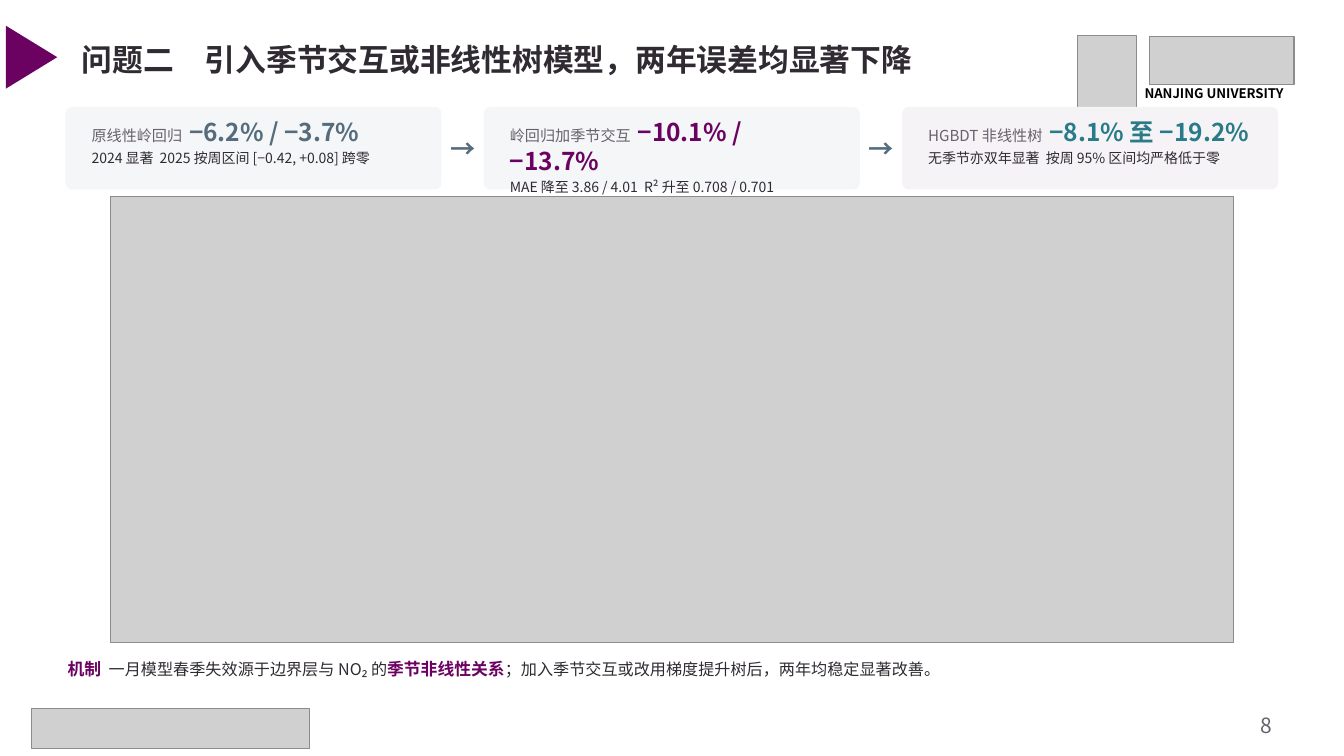
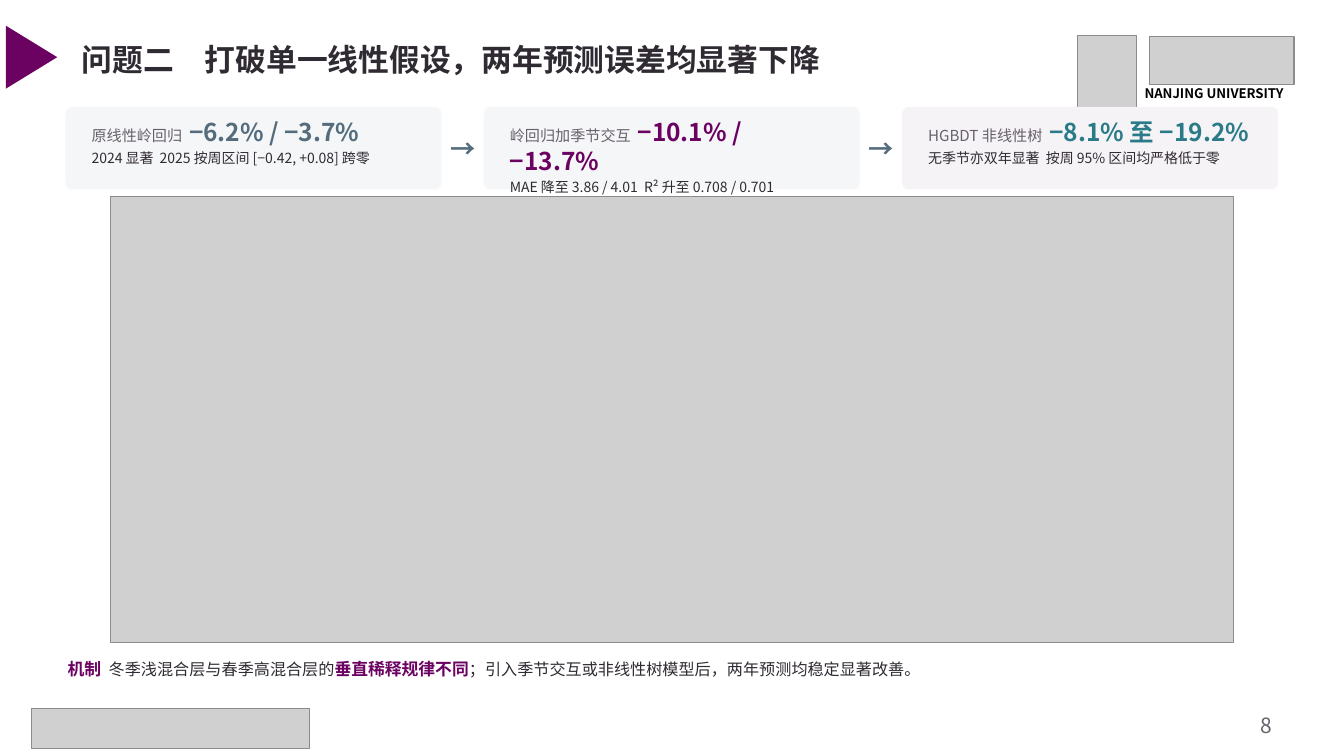
Before and after one commit to gxm-nju/china-air-pollution, a slide deck: slide 8 of docs/课堂展示.pptx. Drawn at 1344x756 pixels with LibreOffice and Linux fonts; fonts in the diff are those of the drawing; grey boxes stand for pictures. Boxes give left, top, right and bottom in pixels: in the first picture for what was removed or moved away, otherwise in the second. Text is boxed around its words. In the diff, an @@ line names an element or a change of style, - is before the commit and + after.

```diff
--- a/docs/课堂展示.pptx
+++ b/docs/课堂展示.pptx
@@ text at <box>82,44,820,75</box>: text changed @@
-问题二 引入季节交互或非线性树模型，两年误差均显著下降
+问题二 打破单一线性假设，两年预测误差均显著下降
@@ text at <box>68,660,921,678</box>: text changed @@
-机制 一月模型春季失效源于边界层与 NO₂ 的季节非线性关系；加入季节交互或改用梯度提升树后，两年均稳定显著改善。
+机制 冬季浅混合层与春季高混合层的垂直稀释规律不同；引入季节交互或非线性树模型后，两年预测均稳定显著改善。
```
Also in this commit, not shown: 8 other slides changed, 1 other file.
